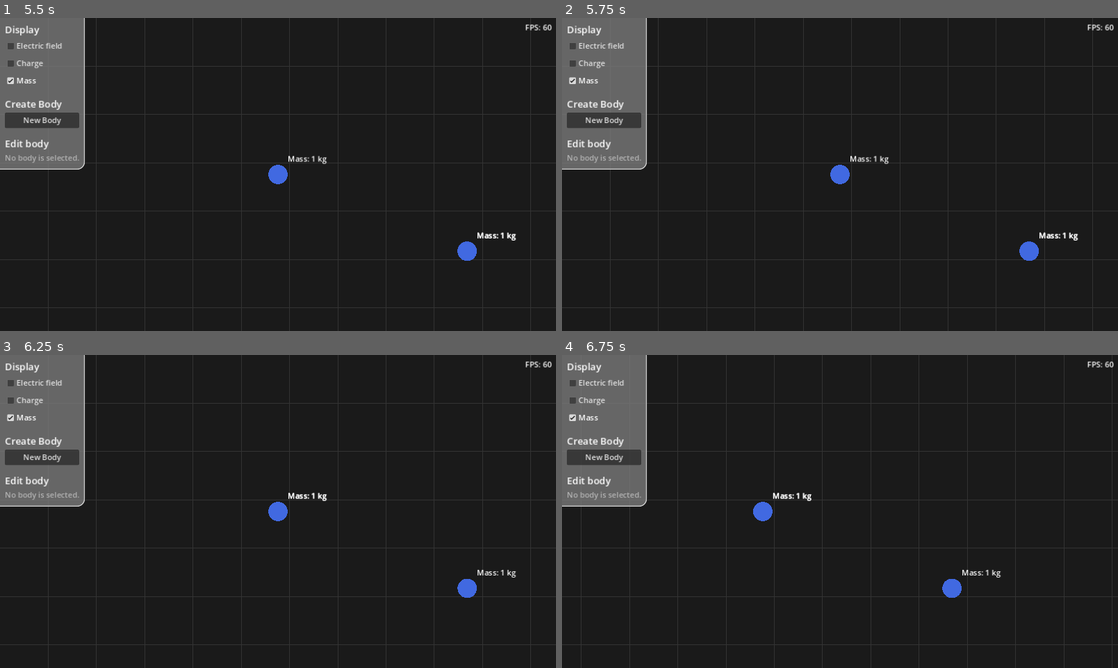
Above: before the commit, frames 1-4 (two rows, left to right).
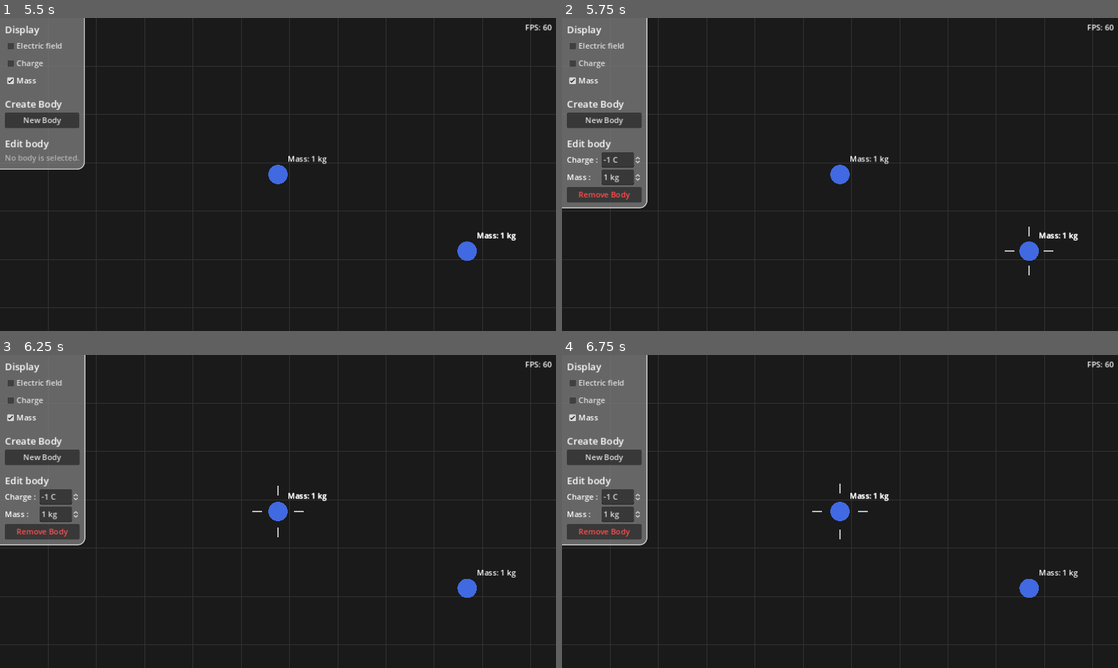
Above: after the commit, the same moments.

Repository: itsRed-v2/Godot-Fields
Game: Godot game, scene res://main/main.tscn
Same seed, same stepped clock (60 frames per second), same inputs: the game is played once before the commit and once after it.
Inputs (mouse positions are in pixels of both pictures, inside the frame that each line leads up to):
- Up to frame 1 (5.5 s): click "New Body" at 0.5 s; click "New Body" at 1.25 s; click "Electric field" at 2 s; click "Charge" at 2.75 s; click "Mass" at 3.5 s; click "Remove Body" at 4.25 s; tap Enter at 5 s; drag from (155, 74) to (467, 252) at 5.02 s
- Up to frame 2 (5.75 s): no input
- Up to frame 3 (6.25 s): drag from (467, 589) to (278, 511) at 5.77 s
- Up to frame 4 (6.75 s): hold D (right) from 6.53 s (still down); click (840, 511) at 6.6 s

Frame 1 is identical in both runs. In frame 2, 2.5% of the frame differs, in the area x 0-89%, y 0-83%; in frame 3, 2.5%; in frame 4, 6.1%, in the area x 0-99%, y 0-100%.

Commit message:
mouse drag & drop style camera movement

Diff:
--- a/global.gd
+++ b/global.gd
@@ -7,17 +7,19 @@
 	set(new_value):
 		draw_electrostatic_field = new_value;
 		draw_settings_changed.emit();
+
 var show_charge = true;
 var show_mass = false;
 
 var currently_selected_body: SphericBody = null;
 var currently_hovered_body: SphericBody = null;
 
-func body_clicked(body: SphericBody):
-	if body != currently_selected_body:
-		currently_selected_body = null;
-		selected_body_changed.emit();
-
 func body_selected(body: SphericBody):
 	currently_selected_body = body;
 	selected_body_changed.emit();
+
+func _unhandled_input(event):
+	if event is InputEventMouseButton:
+		if event.button_index == MOUSE_BUTTON_LEFT:
+			# Unselect when the background is clicked
+			Global.body_selected(null);
--- a/main/Camera.gd
+++ b/main/Camera.gd
@@ -2,23 +2,7 @@
 
 signal view_rect_changed;
 
-const speed = 800;
-const moves = [
-	["up", Vector2.UP],
-	["down", Vector2.DOWN],
-	["left", Vector2.LEFT],
-	["right", Vector2.RIGHT],
-];
-
-func _process(delta):
-	var movement = Vector2.ZERO;
-	for move in moves:
-		if Input.is_action_pressed(move[0]):
-			movement += move[1];
-
-	if movement != Vector2.ZERO:
-		position += movement * speed * delta;
-		view_rect_changed.emit();
+var dragging = false;
 
 func get_view_rect():
 	var viewPortSize = get_viewport().get_visible_rect().size;
@@ -27,3 +11,20 @@
 	var realSize = Vector2(width, height);
 
 	return Rect2(position, realSize);
+
+func _unhandled_input(event):
+	if event is InputEventMouseButton:
+		if event.button_index == MOUSE_BUTTON_RIGHT:
+			if event.pressed:
+				dragging = true;
+			else:
+				dragging = false;
+
+func _input(event):
+	if event is InputEventMouseMotion:
+		if dragging:
+			move(-event.relative);
+
+func move(movement: Vector2):
+	position += movement;
+	view_rect_changed.emit();
--- a/spheric_body/SphericBody.gd
+++ b/spheric_body/SphericBody.gd
@@ -14,59 +14,67 @@
 		mass = new_value;
 		update_info();
 
-var isHovered = false;
 var dragging = false;
-var hasMoved = false;
-
-var isSelected = false;
 
 func _ready():
 	Global.connect("selected_body_changed", _on_selected_body_changed);
 	update_info();
 
 func _process(_delta):
-	if isHovered && Input.is_action_just_pressed("mouse_left_button"):
-		dragging = true;
-		hasMoved = false;
-	if Input.is_action_just_released("mouse_left_button"):
-		if isHovered and not hasMoved:
-			Global.body_selected(null if isSelected else self);
-		if isHovered and hasMoved:
-			Global.body_clicked(self);
-		dragging = false;
-		hasMoved = false;
-
-	if isSelected:
+	if selected():
 		queue_redraw();
 
 func _on_area_2d_mouse_entered():
 	if Global.currently_hovered_body == null:
 		Global.currently_hovered_body = self;
-		isHovered = true;
 		queue_redraw();
 
 func _on_area_2d_mouse_exited():
 	if Global.currently_hovered_body == self:
 		Global.currently_hovered_body = null;
-		isHovered = false;
 		queue_redraw();
 
 func _input(event):
-	if dragging && event is InputEventMouseMotion:
+	if event is InputEventMouseMotion and dragging:
 		global_position = get_global_mouse_position();
-		hasMoved = true;
+
+	if event is InputEventMouseButton and (hovered() or dragging):
+		handle_click(event);
+
+func handle_click(event: InputEventMouseButton):
+	if event.button_index != MOUSE_BUTTON_LEFT:
+		return;
+
+	if event.pressed: # Button press
+		dragging = true;
+	else: # Button release
+		Global.body_selected(self);
+		dragging = false;
+
+	get_viewport().set_input_as_handled();
 
 func _draw():
 	var color = Color(0.254902, 0.411765, 0.882353);
-	if isHovered: color = color.darkened(0.2);
+	if hovered():
+		color = color.darkened(0.2);
 	draw_circle(Vector2.ZERO, 20, color);
 
-	if isSelected:
+	if selected():
 		for vec in [Vector2.UP, Vector2.DOWN, Vector2.LEFT, Vector2.RIGHT]:
 			var offset = sin(Time.get_ticks_msec() / 500.0) * 5.0;
 			var start = vec * (selected_indicator_inner + offset);
 			var end = vec * (selected_indicator_outer + offset);
 			draw_line(start, end, Color.GRAY, selected_indicator_width);
+
+func _on_selected_body_changed():
+	# Needed to remove the selected indicator when the body is unselected
+	queue_redraw();
+
+func hovered():
+	return Global.currently_hovered_body == self;
+
+func selected():
+	return Global.currently_selected_body == self;
 
 func update_info():
 	var data_label = get_node("Data");
@@ -75,7 +83,3 @@
 		data_label.text += "Charge: %.1f C\n" % charge;
 	if Global.show_mass:
 		data_label.text += "Mass: %d kg\n" % mass;
-
-func _on_selected_body_changed():
-	isSelected = Global.currently_selected_body == self;
-	queue_redraw();
